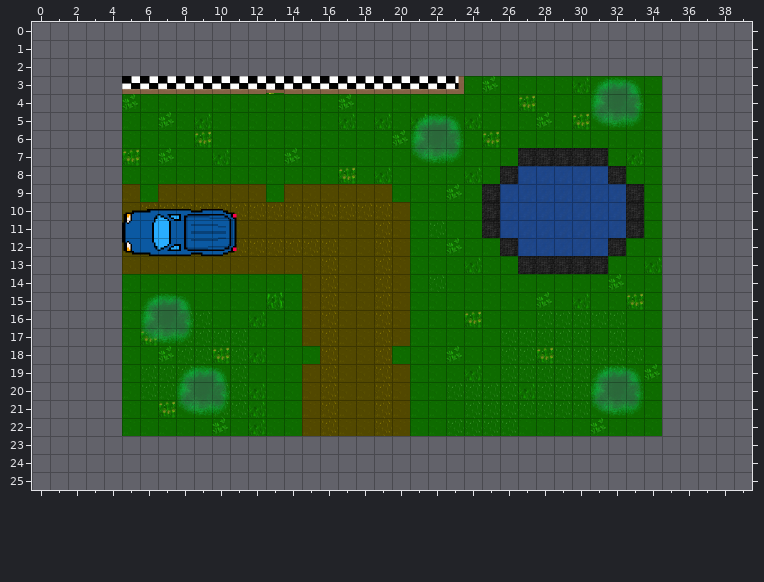
Two states of a Tiled map, assets/house.tmx. That is the earlier state.
Cells are 32x32 px. Shown: x 0..39, y 0..25. The old version is drawn lined up with the new one.
New version:
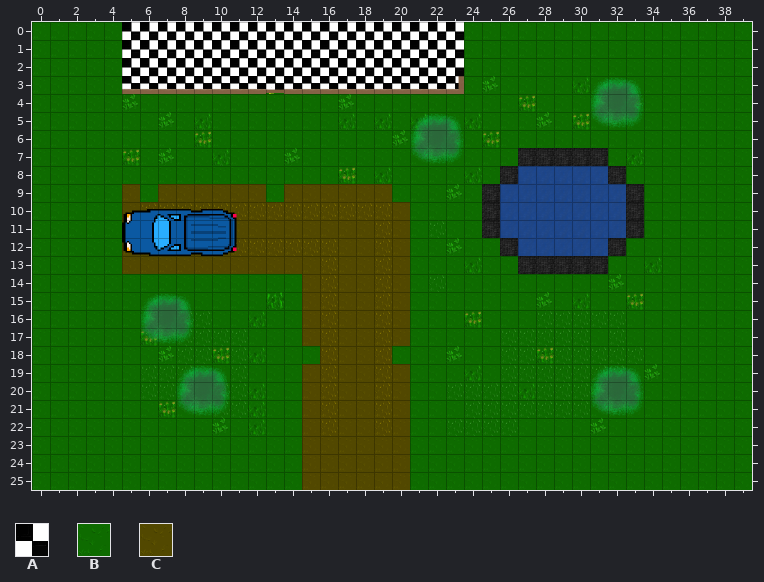
Key: from "car": A 11 "fullcarrelage"; from "everything": B 19, C 48.
_ is an empty cell.
Edits made:
Changed rows in their new state; . is an unchanged cell.
map size 30x20 -> 40x26 cells (old content now starts at 5,3; both pictures use the new coordinates)
Layer "Tile Layer 3":
first column x 0:
 0 BBBBBAAAAAAAAAAAAAAAAAAABBBBBBBBBBBBBBBB
 1 BBBBBAAAAAAAAAAAAAAAAAAABBBBBBBBBBBBBBBB
 2 BBBBBAAAAAAAAAAAAAAAAAAABBBBBBBBBBBBBBBB
 3 BBBBB..............................BBBBB
 4 BBBBB..............................BBBBB
 5 BBBBB..............................BBBBB
 6 BBBBB..............................BBBBB
 7 BBBBB..............................BBBBB
 8 BBBBB..............................BBBBB
 9 BBBBB..............................BBBBB
10 BBBBB..............................BBBBB
11 BBBBB..............................BBBBB
12 BBBBB..............................BBBBB
13 BBBBB..............................BBBBB
14 BBBBB..............................BBBBB
15 BBBBB..............................BBBBB
16 BBBBB..............................BBBBB
17 BBBBB..............................BBBBB
18 BBBBB..............................BBBBB
19 BBBBB..............................BBBBB
20 BBBBB..............................BBBBB
21 BBBBB..............................BBBBB
22 BBBBB..............................BBBBB
23 BBBBBBBBBBBBBBBCCCCCCBBBBBBBBBBBBBBBBBBB
24 BBBBBBBBBBBBBBBCCCCCCBBBBBBBBBBBBBBBBBBB
25 BBBBBBBBBBBBBBBCCCCCCBBBBBBBBBBBBBBBBBBB
Where, in picture pixels (left, top, right, bottom), the same in both pictures:
added: (32, 22, 752, 490)
